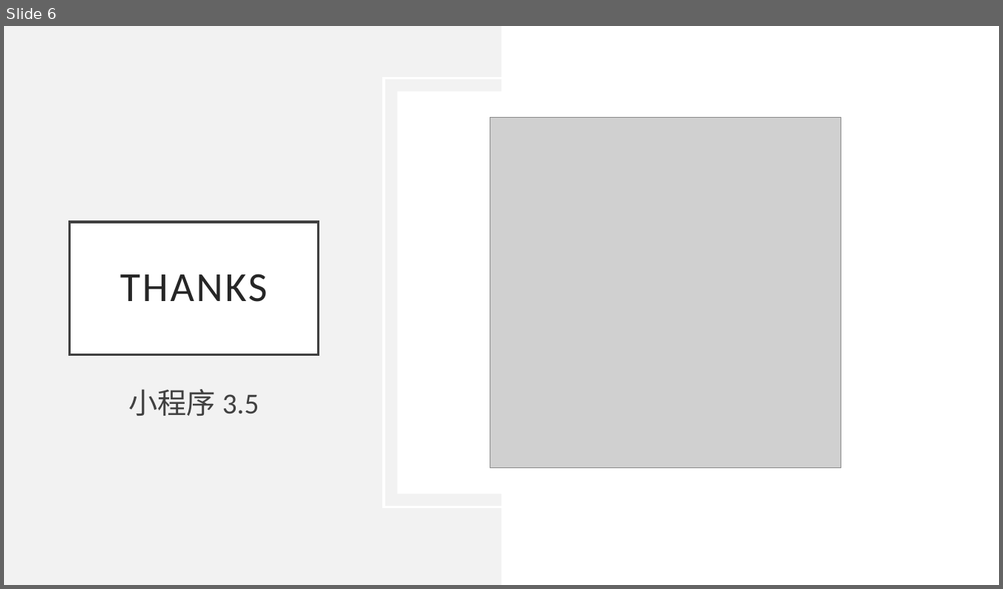
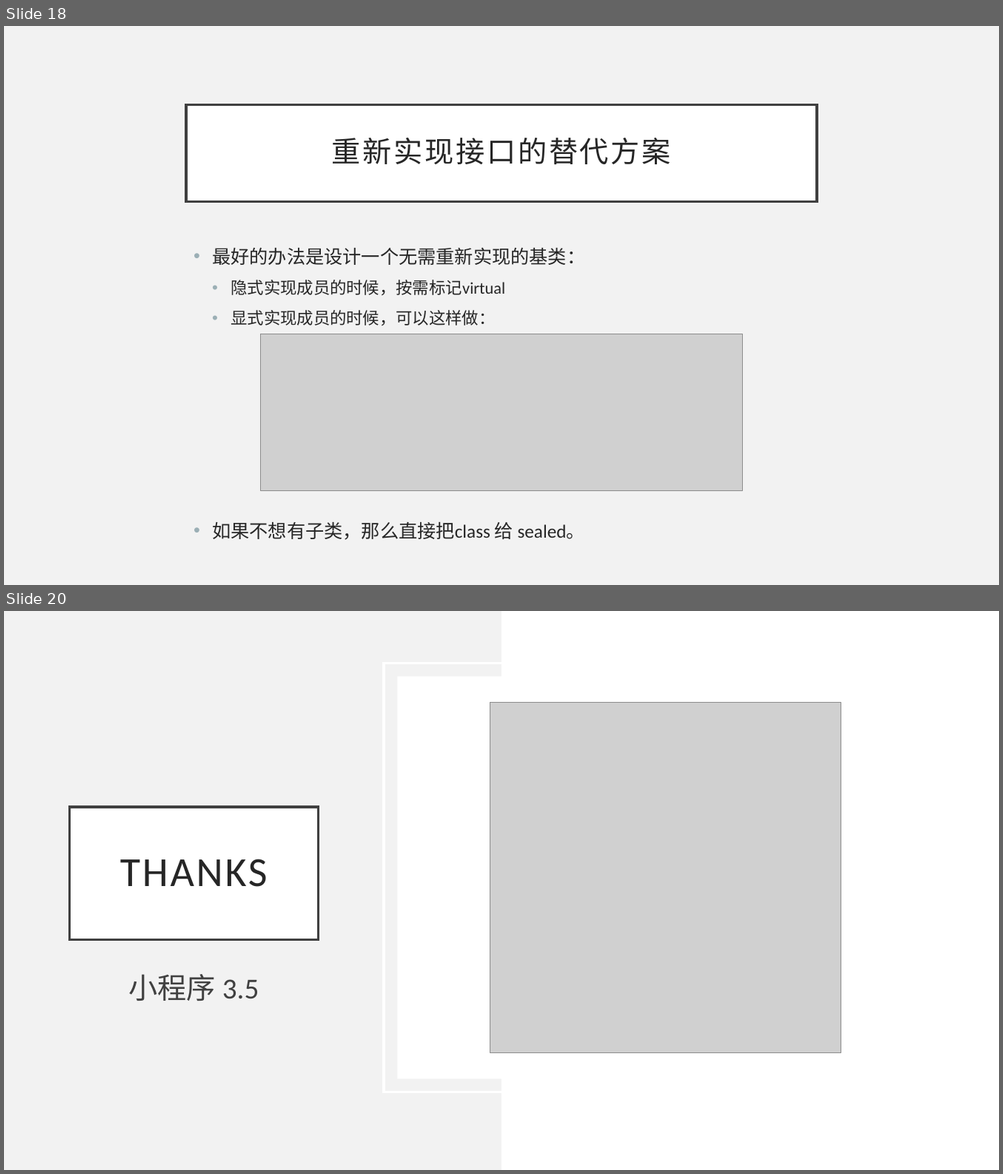
Before and after one commit to BillSon68/CSharp-Tutorial, a slide deck: Chapter 03/309 - 接口简介.pptx. Shown one above the other, each under a label of ours: slide 6 before the commit, slides 18 and 20 after it; the slides between them are not shown. The pictures are 1003x589 and 1003x1174 pixels, drawn with LibreOffice and Linux fonts; fonts in the diff are those of the drawing; grey boxes stand for pictures. Boxes give left, top, right and bottom in pixels: in the first picture for what was removed or moved away, otherwise in the second. Text is boxed around its words. In the diff, an @@ line names an element or a change of style, - is before the commit and + after.

```diff
--- a/Chapter 03/309 - 接口简介.pptx
+++ b/Chapter 03/309 - 接口简介.pptx
@@ slide 18 added at (4,26,999,585), background #F2F2F2 @@
@@ title added at (186,104,817,201), fill #FFFFFF, outline #404040 2.5 pt, 28 pt, text #262626 @@
+重新实现接口的替代方案
@@ text added at (212,248,585,540), 18 pt, text #262626 @@
+• 最好的办法是设计一个无需重新实现的基类：
+  • 隐式实现成员的时候，按需标记virtual
+  • 显式实现成员的时候，可以这样做：
+• 如果不想有子类，那么直接把class 给 sealed。
@@ picture added at (261,334,743,491) @@
@@ what was slide 6 is now slide 20 @@
```
Also in this commit, not shown: 14 other slides added, 1 slide removed.
